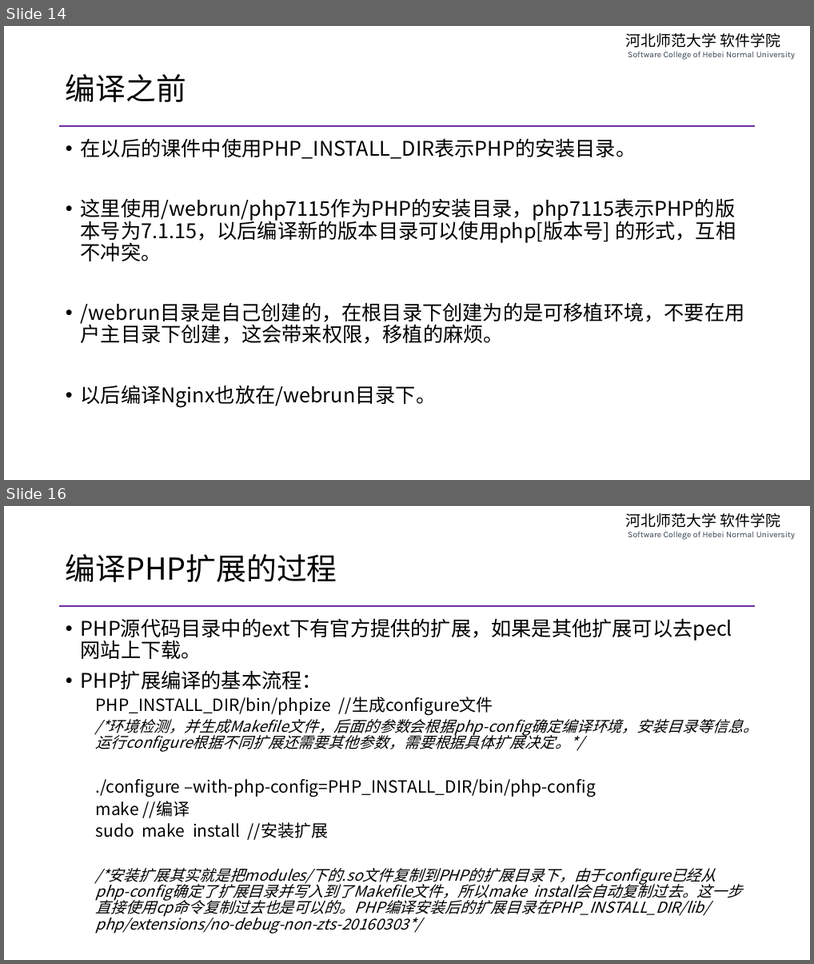
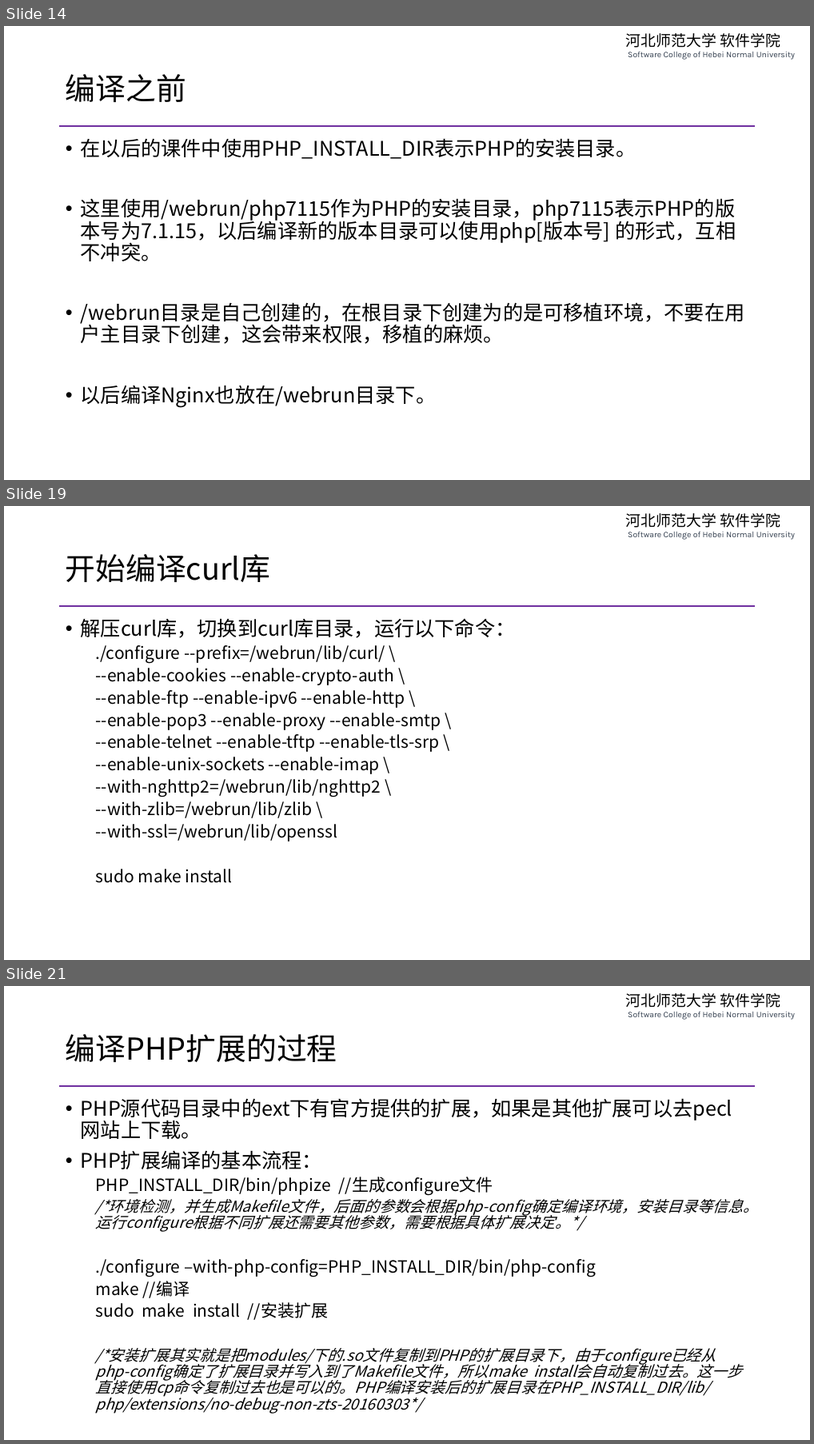
Before and after one commit to edu2act/course-php-serverside-development-on-linux, a slide deck: materials/slides/ch02-complie-php-source-code.pptx. Shown one above the other, each under a label of ours: slides 14 and 16 before the commit, slides 14, 19 and 21 after it; the slides between them are not shown. The pictures are 814x964 and 814x1444 pixels, drawn with LibreOffice and Linux fonts; fonts in the diff are those of the drawing. Boxes give left, top, right and bottom in pixels: in the first picture for what was removed or moved away, otherwise in the second. Text is boxed around its words. In the diff, an @@ line names an element or a change of style, - is before the commit and + after.

```diff
--- a/materials/slides/ch02-complie-php-source-code.pptx
+++ b/materials/slides/ch02-complie-php-source-code.pptx
@@ slide 19 added at bbox=[4, 506, 810, 960], background #FFFFFF; not listed: 2 template elements that a slide beside it also shows @@
@@ title added at bbox=[66, 554, 271, 582], 36 pt, text #000000 @@
+开始编译curl库
@@ text added at bbox=[81, 618, 516, 883], 20 pt, text #000000 @@
+• 解压curl库，切换到curl库目录，运行以下命令：
+  ./configure --prefix=/webrun/lib/curl/ \
+  --enable-cookies --enable-crypto-auth \
+  --enable-ftp --enable-ipv6 --enable-http \
+  --enable-pop3 --enable-proxy --enable-smtp \
+  --enable-telnet --enable-tftp --enable-tls-srp \
+  --enable-unix-sockets --enable-imap \
+  --with-nghttp2=/webrun/lib/nghttp2 \
+  --with-zlib=/webrun/lib/zlib \
+  --with-ssl=/webrun/lib/openssl
+  sudo make install
@@ what was slide 16 is now slide 21 @@
```
Also in this commit, not shown: 5 slides changed, 4 other slides added, 1 other file.
